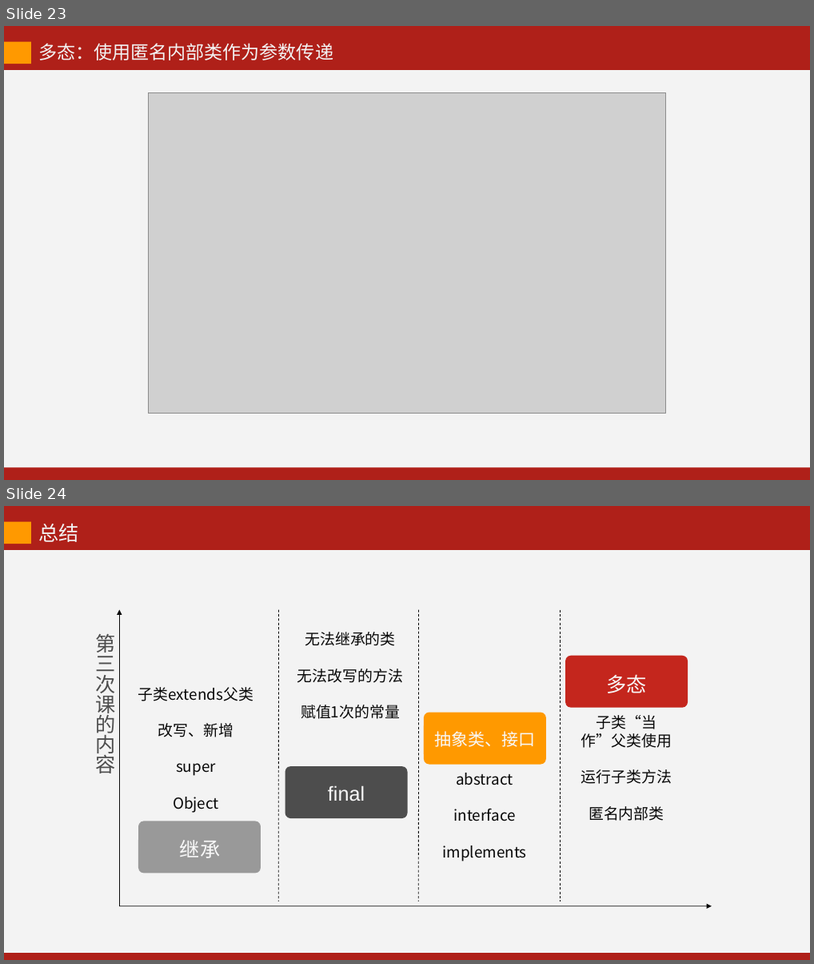
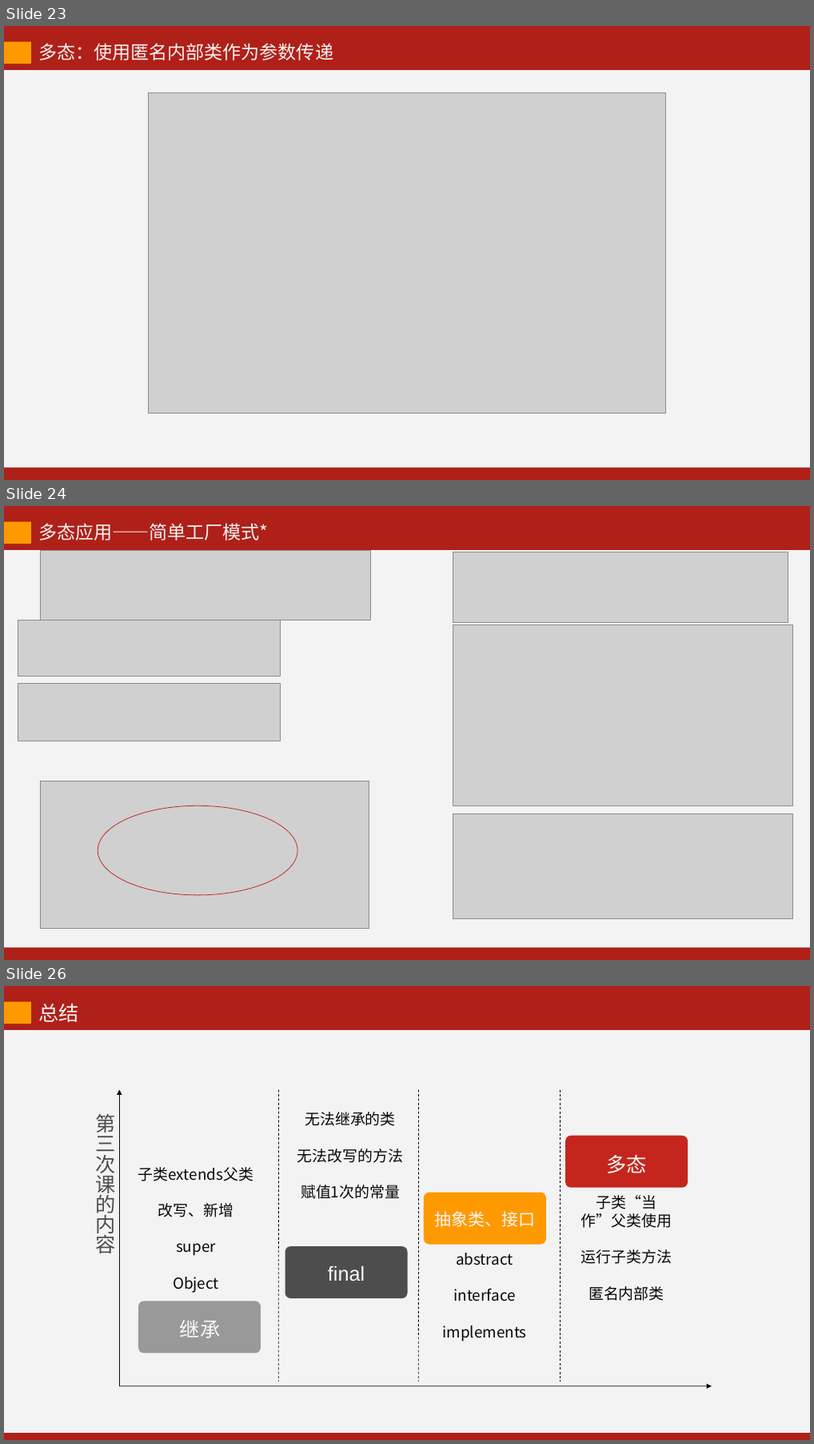
Before and after one commit to kevinjoyce/JavaCourseWare, a slide deck: PPT/每次课PPT/03 面向对象（下）-1.pptx. Shown one above the other, each under a label of ours: slides 23 and 24 before the commit, slides 23, 24 and 26 after it; the slides between them are not shown. The pictures are 814x964 and 814x1444 pixels, drawn with LibreOffice and Linux fonts; fonts in the diff are those of the drawing; grey boxes stand for pictures. Boxes give left, top, right and bottom in pixels: in the first picture for what was removed or moved away, otherwise in the second. Text is boxed around its words. In the diff, an @@ line names an element or a change of style, - is before the commit and + after.

Commit message:
增加了多态的应用：简单工厂模式和工厂方法模式

```diff
--- a/PPT/每次课PPT/03 面向对象（下）-1.pptx
+++ b/PPT/每次课PPT/03 面向对象（下）-1.pptx
@@ slide 24 added at (4,506,810,960), background #AF2019 @@
@@ rectangle added at (4,522,31,544), fill #FF9900 @@
@@ text added at (38,523,268,540), 22 pt, text #F3F3F3 @@
+多态应用——简单工厂模式*
@@ rectangle added at (4,550,810,947), fill #F3F3F3 @@
@@ picture added at (40,551,371,620) @@
@@ picture added at (453,552,788,622) @@
@@ picture added at (18,620,280,676) @@
@@ picture added at (453,624,793,805) @@
@@ picture added at (18,683,280,741) @@
@@ picture added at (40,780,369,928) @@
@@ ellipse added at (98,805,298,895), outline #C4261D 0.75 pt @@
@@ picture added at (453,814,793,918) @@
@@ what was slide 24 is now slide 26 @@
```
Also in this commit, not shown: 1 slide changed, 2 other slides added, 1 other file.
